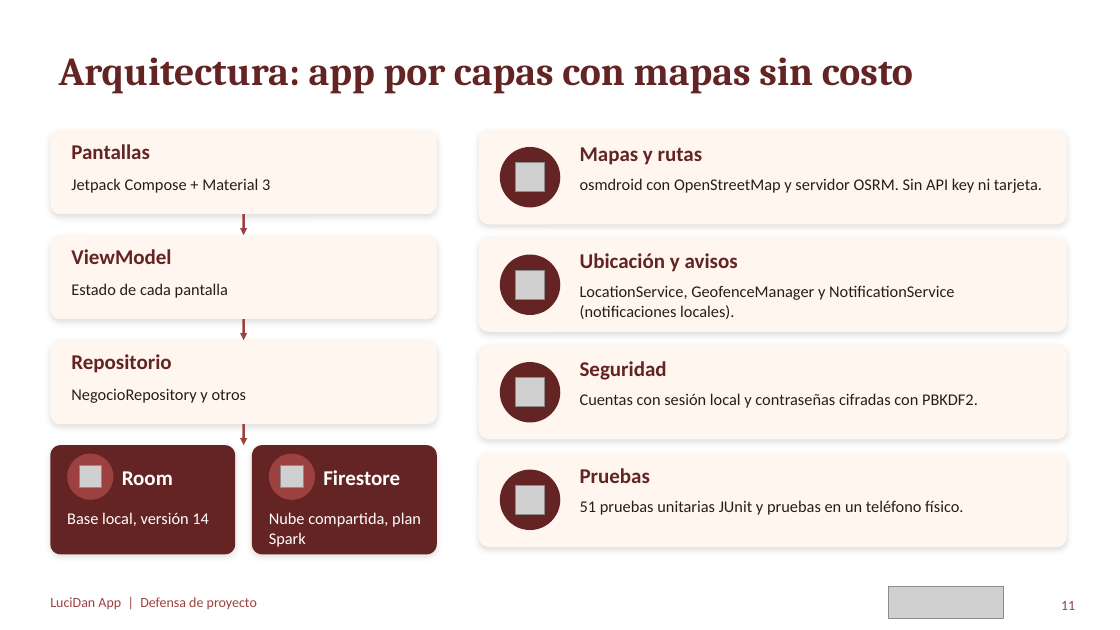
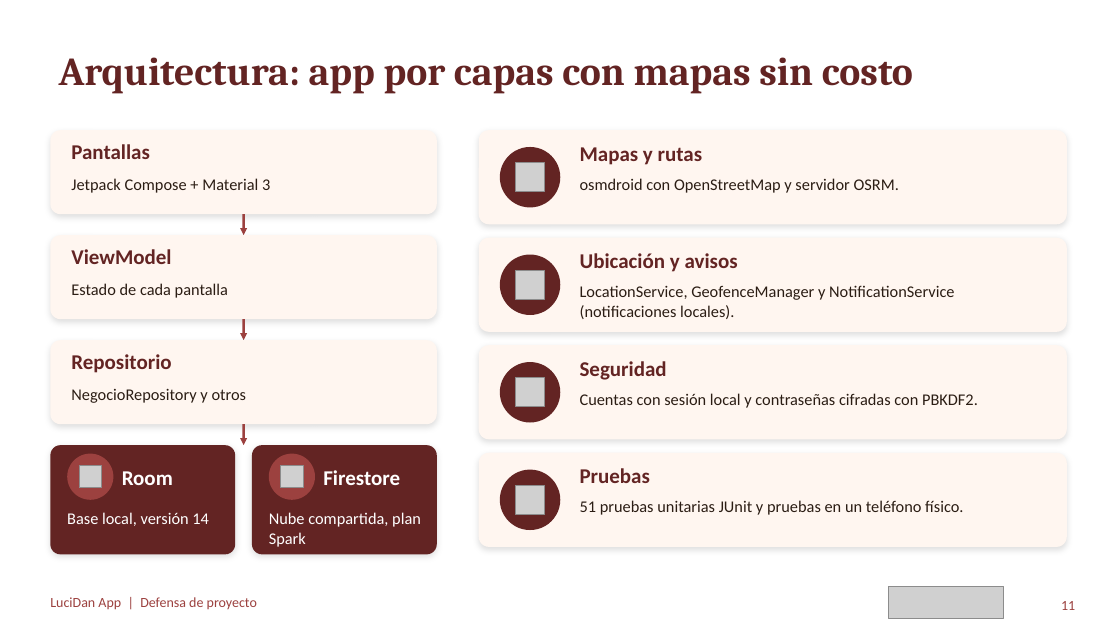
Before and after one commit to chelingo1994/LuciDan, a slide deck: slide 11 of docs/17_Presentacion_Defensa_LuciDan_v2.pptx. Drawn at 1120x630 pixels with LibreOffice and Linux fonts; fonts in the diff are those of the drawing; grey boxes stand for pictures. Boxes give left, top, right and bottom in pixels: in the first picture for what was removed or moved away, otherwise in the second. Text is boxed around its words. In the diff, an @@ line names an element or a change of style, - is before the commit and + after.

```diff
--- a/docs/17_Presentacion_Defensa_LuciDan_v2.pptx
+++ b/docs/17_Presentacion_Defensa_LuciDan_v2.pptx
@@ text at [580,178,899,193]: text changed @@
-osmdroid con OpenStreetMap y servidor OSRM. Sin API key ni tarjeta.
+osmdroid con OpenStreetMap y servidor OSRM.
```
Also in this commit, not shown: 4 other slides changed.
